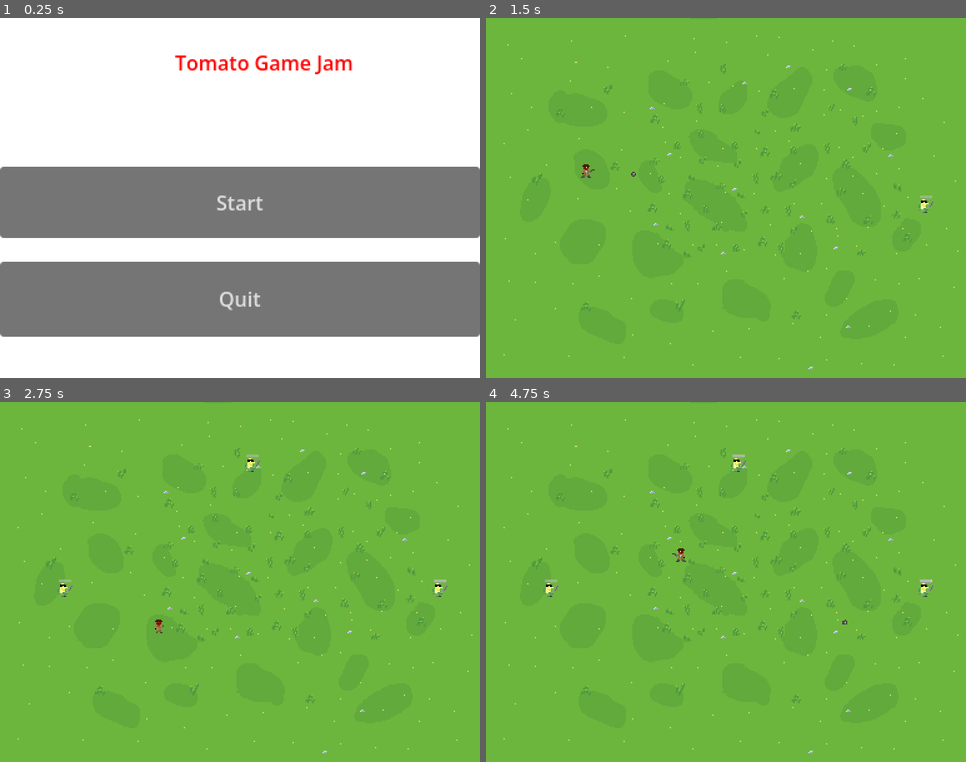
Above: before the commit, frames 1-4 (two rows, left to right).
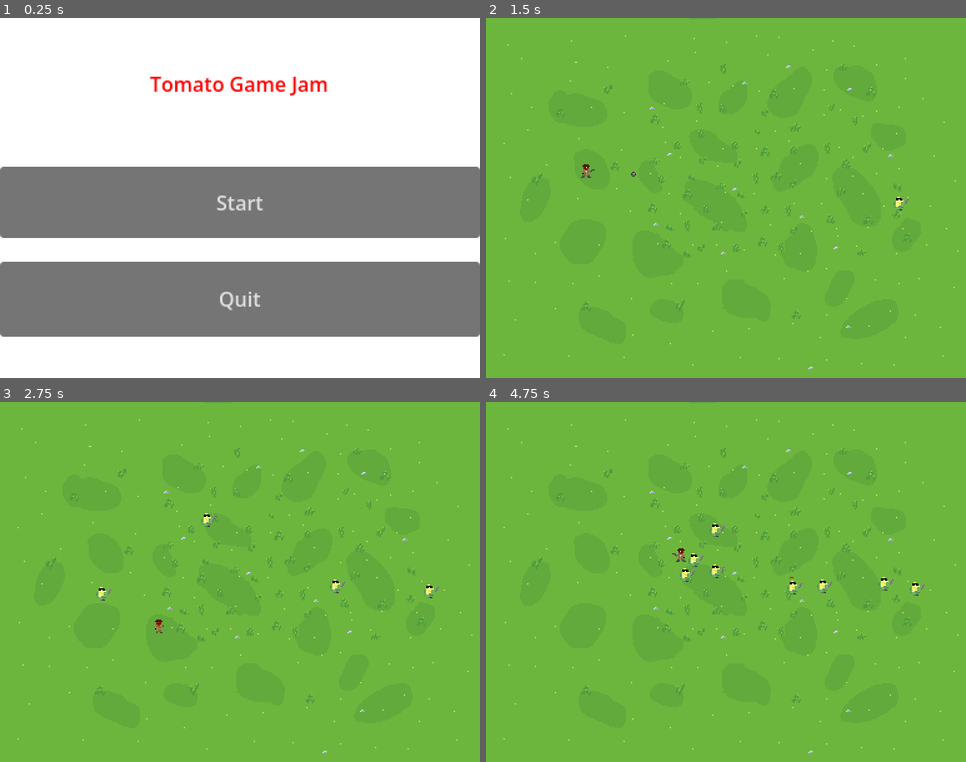
Above: after the commit, the same moments.

Repository: razor1225/Mini-Game-Jam
Game: Godot game, scene res://title_screen.tscn
Same seed, same stepped clock (60 frames per second), same inputs: the game is played once before the commit and once after it.
Inputs (mouse positions are in pixels of both pictures, inside the frame that each line leads up to):
- Up to frame 1 (0.25 s): no input
- Up to frame 2 (1.5 s): click "Start" at 0.5 s; move the mouse to (831, 180) at 1.27 s; press the mouse at (831, 180) at 1.28 s; hold D (right) from 1.28 s (still down)
- Up to frame 3 (2.75 s): move the mouse to (144, 600) at 2.02 s; release D (right) at 2.03 s; release the mouse at (144, 600) at 2.03 s; hold S (down) from 2.03 s (still down); click (144, 600) at 2.1 s
- Up to frame 4 (4.75 s): move the mouse to (774, 502) at 2.77 s; release S (down) at 2.78 s; press the mouse at (774, 502) at 2.78 s; hold D (right) 2.78-3.53 s; move the mouse to (702, 654) at 3.52 s; release the mouse at (702, 654) at 3.53 s; hold W (up) 3.53-4.28 s; click (702, 654) at 3.6 s; move the mouse to (870, 636) at 4.27 s; press the mouse at (870, 636) at 4.28 s; hold A (left) from 4.28 s (still down)

The runs differ from the first frame. In frame 1, 1.4% of the frame differs, in the area x 31-74%, y 10-22%; in frame 2, 0.2%; in frame 3, 0.5%; in frame 4, 0.8%.

Commit message:
v3
added basic pathfinding capability (still have bug with looking and shooting)

Diff:
--- a/arena.gd
+++ b/arena.gd
@@ -1,7 +1,7 @@
 extends Node2D
 
 var corn_enemy_scene = preload("res://corn_enemy.tscn")
-
+var enemy_counter = 0
 
 func random_spawn():
 	var current_spawnpoint = randi() % 4
@@ -14,7 +14,13 @@
 func _on_spawn_timer_timeout():
 	var corn_enemy = corn_enemy_scene.instantiate()
 	corn_enemy.position = random_spawn()
+	corn_enemy.player = $tomato_man
 	add_child(corn_enemy)
+	enemy_counter += 1
+	print(enemy_counter)
+
+	if enemy_counter >= 10:
+		$spawn_timer.stop()
 
 
 ## Called when the node enters the scene tree for the first time.
--- a/arena.tscn
+++ b/arena.tscn
@@ -9,49 +9,59 @@
 size = Vector2(384, 24)
 
 [sub_resource type="RectangleShape2D" id="RectangleShape2D_fu4bq"]
-size = Vector2(11, 11)
+size = Vector2(8, 11)
 
-[node name="arena" type="Node2D"]
+[sub_resource type="RectangleShape2D" id="RectangleShape2D_f7m14"]
+size = Vector2(12, 15)
+
+[node name="arena" type="Node2D" unique_id=195823163]
 script = ExtResource("1_h0wof")
 
-[node name="bkgrd" type="Sprite2D" parent="."]
+[node name="bkgrd" type="Sprite2D" parent="." unique_id=33521889]
 position = Vector2(192, 144)
 texture = ExtResource("1_ubfh8")
 
-[node name="walls" type="StaticBody2D" parent="."]
+[node name="walls" type="StaticBody2D" parent="." unique_id=905095023]
 
-[node name="Left" type="CollisionShape2D" parent="walls"]
+[node name="Left" type="CollisionShape2D" parent="walls" unique_id=368063373]
 position = Vector2(12, 96)
 rotation = 1.5707964
 shape = SubResource("RectangleShape2D_444vf")
 
-[node name="Right" type="CollisionShape2D" parent="walls"]
+[node name="Right" type="CollisionShape2D" parent="walls" unique_id=985122041]
 position = Vector2(372, 96)
 rotation = 1.5707964
 shape = SubResource("RectangleShape2D_444vf")
 
-[node name="Top" type="CollisionShape2D" parent="walls"]
+[node name="Top" type="CollisionShape2D" parent="walls" unique_id=678779760]
 position = Vector2(192, 12)
 shape = SubResource("RectangleShape2D_444vf")
 
-[node name="Bottom" type="CollisionShape2D" parent="walls"]
+[node name="Bottom" type="CollisionShape2D" parent="walls" unique_id=738609020]
 position = Vector2(192, 276)
 shape = SubResource("RectangleShape2D_444vf")
 
-[node name="tomato_man" type="CharacterBody2D" parent="."]
+[node name="tomato_man" type="CharacterBody2D" parent="." unique_id=1646155654]
 position = Vector2(68.16, 123.07)
 motion_mode = 1
 script = ExtResource("2_27ga2")
 
-[node name="Sprite2D" type="Sprite2D" parent="tomato_man"]
+[node name="Sprite2D" type="Sprite2D" parent="tomato_man" unique_id=617446961]
 texture = ExtResource("3_h0wof")
 
-[node name="CollisionShape2D" type="CollisionShape2D" parent="tomato_man"]
-position = Vector2(-2.6600037, -0.5699997)
+[node name="CollisionShape2D" type="CollisionShape2D" parent="tomato_man" unique_id=851985136]
+position = Vector2(-4.1600037, -0.5699997)
 shape = SubResource("RectangleShape2D_fu4bq")
 
-[node name="spawn_timer" type="Timer" parent="."]
+[node name="impactzone" type="Area2D" parent="tomato_man" unique_id=1100579546]
+
+[node name="CollisionShape2D" type="CollisionShape2D" parent="tomato_man/impactzone" unique_id=354525376]
+position = Vector2(-4.1600037, -0.5699997)
+shape = SubResource("RectangleShape2D_f7m14")
+
+[node name="spawn_timer" type="Timer" parent="." unique_id=394634686]
 wait_time = 0.5
 autostart = true
 
+[connection signal="body_entered" from="tomato_man/impactzone" to="tomato_man" method="_on_impactzone_body_entered"]
 [connection signal="timeout" from="spawn_timer" to="." method="_on_spawn_timer_timeout"]
--- /dev/null
+++ b/bullet.gd
@@ -0,0 +1,26 @@
+extends Area2D
+
+@export var speed = 250
+var direction = Vector2.ZERO
+
+# Called when the node enters the scene tree for the first time.
+func _ready() -> void:
+	pass # Replace with function body.
+
+
+# Called every frame. 'delta' is the elapsed time since the previous frame.
+func _process(delta: float) -> void:
+	pass
+
+func _physics_process(delta: float):
+	position += direction * speed * delta
+
+
+func _on_body_entered(body: Node2D) -> void:
+	print('hit')
+	if body is StaticBody2D:
+		queue_free()
+
+	elif body is CornEnemy:
+		body.dmg(1)
+		queue_free()
--- a/bullet.tscn
+++ b/bullet.tscn
@@ -1,18 +1,18 @@
-[gd_scene load_steps=4 format=3 uid="uid://vxcivdkreg8q"]
+[gd_scene format=3 uid="uid://vxcivdkreg8q"]
 
 [ext_resource type="Texture2D" uid="uid://xlxkun5fw3yh" path="res://bullet.png" id="1_v7oki"]
-[ext_resource type="Script" uid="uid://s7scey2qov36" path="res://area_2d.gd" id="1_v8qja"]
+[ext_resource type="Script" uid="uid://s7scey2qov36" path="res://bullet.gd" id="1_v8qja"]
 
 [sub_resource type="RectangleShape2D" id="RectangleShape2D_v7oki"]
 size = Vector2(4, 4)
 
-[node name="bullet" type="Area2D"]
+[node name="bullet" type="Area2D" unique_id=1015641861]
 script = ExtResource("1_v8qja")
 
-[node name="Sprite2D" type="Sprite2D" parent="."]
+[node name="Sprite2D" type="Sprite2D" parent="." unique_id=2072944437]
 texture = ExtResource("1_v7oki")
 
-[node name="CollisionShape2D" type="CollisionShape2D" parent="."]
+[node name="CollisionShape2D" type="CollisionShape2D" parent="." unique_id=1453278269]
 shape = SubResource("RectangleShape2D_v7oki")
 
 [connection signal="body_entered" from="." to="." method="_on_body_entered"]
--- a/corn_enemy.gd
+++ b/corn_enemy.gd
@@ -1,16 +1,19 @@
 extends CharacterBody2D
 class_name CornEnemy
 
-const SPEED = 300.0
-const JUMP_VELOCITY = -400.0
-@export var health: int = 2
+@export var health = 2
+@export var speed = 50
+var player = null
 
-func _ready():
-	$healthbar.max_value = health
-	$healthbar.value = health
+func _physics_process(delta):
+	if player == null:
+		return
+	velocity = global_position.direction_to(player.global_position) * speed
+	move_and_slide()
 
 func dmg(x):
 	health -= x
+	$health.value = health
 	$impact.play()
 	if health <= 0:
 		$impact.play()
--- a/corn_enemy.tscn
+++ b/corn_enemy.tscn
@@ -1,34 +1,36 @@
-[gd_scene load_steps=5 format=3 uid="uid://bb175b4i6ifq5"]
+[gd_scene format=3 uid="uid://bb175b4i6ifq5"]
 
 [ext_resource type="Script" uid="uid://cpa6ffcsl1cmd" path="res://corn_enemy.gd" id="1_310f7"]
 [ext_resource type="Texture2D" uid="uid://djsiw8mbfy4kv" path="res://corn_profile.png" id="1_r1icx"]
 [ext_resource type="AudioStream" uid="uid://ca0ui23ovjbq4" path="res://impact sound.wav" id="3_ag0gn"]
+[ext_resource type="Texture2D" uid="uid://pk0bc587a133" path="res://healthempty.png" id="4_catff"]
+[ext_resource type="Texture2D" uid="uid://c256l0rx6qc0r" path="res://healthhalf.png" id="5_q38tt"]
 
 [sub_resource type="RectangleShape2D" id="RectangleShape2D_310f7"]
-size = Vector2(12, 11)
+size = Vector2(9, 11)
 
-[node name="CharacterBody2D" type="CharacterBody2D"]
+[node name="CharacterBody2D" type="CharacterBody2D" unique_id=442980330]
 motion_mode = 1
 script = ExtResource("1_310f7")
 
-[node name="Sprite2D" type="Sprite2D" parent="."]
+[node name="Sprite2D" type="Sprite2D" parent="." unique_id=721094147]
 texture = ExtResource("1_r1icx")
 
-[node name="CollisionShape2D" type="CollisionShape2D" parent="."]
-position = Vector2(2, 0.5)
+[node name="CollisionShape2D" type="CollisionShape2D" parent="." unique_id=658035665]
+position = Vector2(0.5, 0.5)
 shape = SubResource("RectangleShape2D_310f7")
 
-[node name="impact" type="AudioStreamPlayer" parent="."]
+[node name="impact" type="AudioStreamPlayer" parent="." unique_id=1398286279]
 stream = ExtResource("3_ag0gn")
 volume_db = 1.0
 pitch_scale = 0.5
 
-[node name="healthbar" type="ProgressBar" parent="."]
-offset_left = -3.0
+[node name="health" type="TextureProgressBar" parent="." unique_id=457382206]
+offset_left = -2.0
 offset_top = -8.0
-offset_right = 12.515
-offset_bottom = -4.0
-scale = Vector2(0.61, 0.61)
+offset_right = 38.0
+offset_bottom = 32.0
+scale = Vector2(0.5, 0.5)
 max_value = 2.0
-step = 1.0
-show_percentage = false
+texture_under = ExtResource("4_catff")
+texture_progress = ExtResource("5_q38tt")
--- a/title_screen.tscn
+++ b/title_screen.tscn
@@ -14,7 +14,7 @@
 
 [node name="button_sound" type="AudioStreamPlayer" parent="." unique_id=17732975]
 stream = ExtResource("2_ak2if")
-volume_db = 1.0
+volume_db = 6.0
 
 [node name="bkgrd_color" type="ColorRect" parent="." unique_id=782130343]
 layout_mode = 0
@@ -24,10 +24,9 @@
 [node name="Label" type="Label" parent="." unique_id=2054777385]
 modulate = Color(1, 0, 0, 1)
 layout_mode = 0
-offset_left = 1.0
-offset_top = 24.0
-offset_right = 423.0
-offset_bottom = 98.0
+offset_top = 41.0
+offset_right = 384.0
+offset_bottom = 115.0
 text = "Tomato Game Jam
 "
 horizontal_alignment = 1
--- a/tomato_man.gd
+++ b/tomato_man.gd
@@ -8,6 +8,8 @@
 var looking_right = true
 var can_shoot = true
 @export var cooldown: float = 0.5
+@export var health = 3
+var invincible = false
 
 func get_input():
 	var input_direction = Input.get_vector("left", "right", "up", "down")
@@ -57,3 +59,21 @@
 	can_shoot = false
 	await get_tree().create_timer(cooldown).timeout
 	can_shoot = true
+
+func take_hit(x):
+	if invincible == true:
+		return
+
+	health -= x
+	print("player health: ", health)
+	invincible = true
+	await get_tree().create_timer(1.0).timeout
+	invincible = false
+
+	#if health <= 0:
+		#get_tree().reload_current_scene()
+		#return
+func _on_impactzone_body_entered(body: Node2D):
+	print("hurtbox touched: ", body.name)
+	if body is CornEnemy:
+		take_hit(1)
Not shown: 1 places in arena.tscn that only renumber resources
Not shown, added: bullet.gd.uid
Binary file added: healthempty.png
Not shown, added: healthempty.png.import
Binary file added: healthfull.png
Not shown, added: healthfull.png.import
Binary file added: healthhalf.png
Not shown, added: healthhalf.png.import
